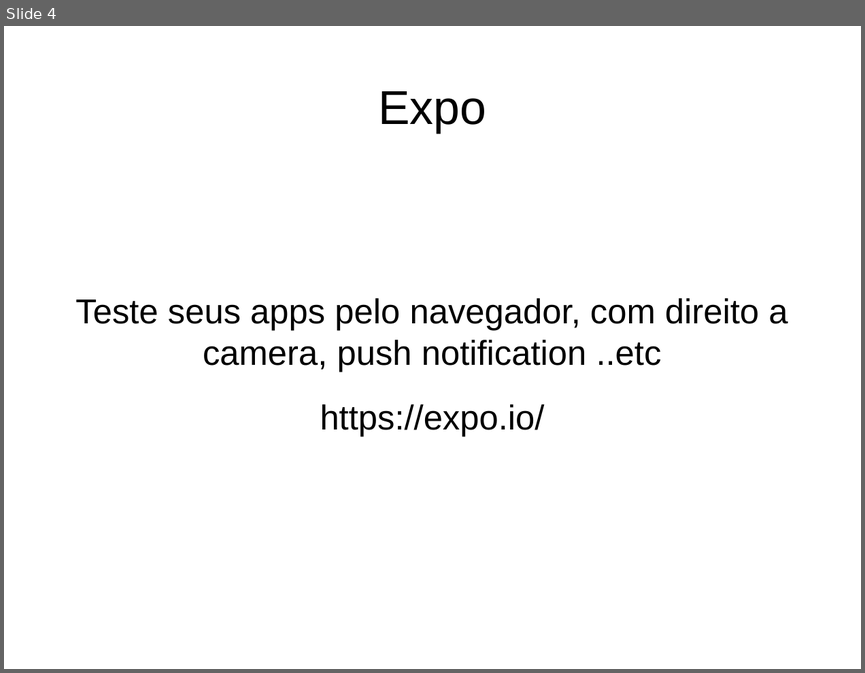
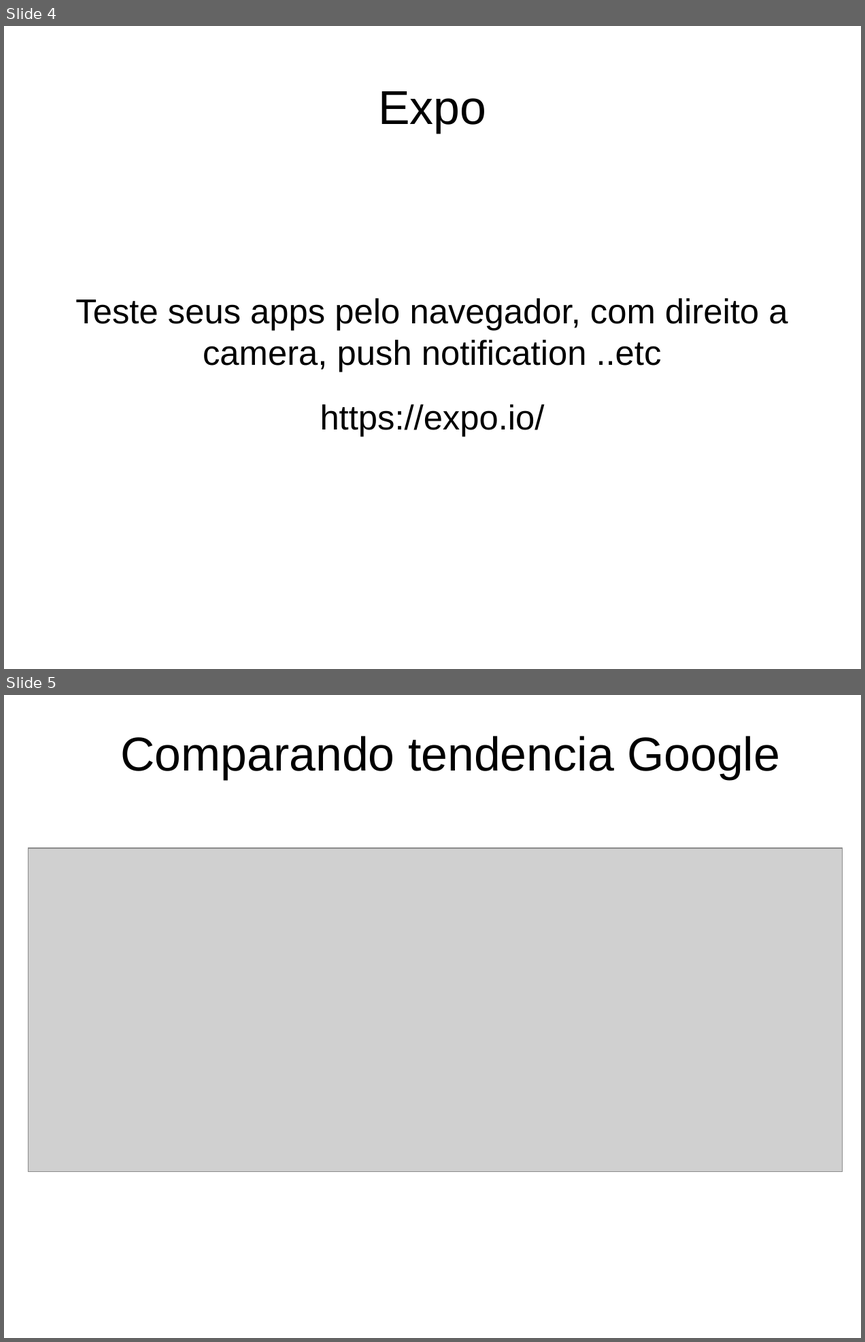
Before and after one commit to juninmd/curso-react-native, a slide deck: apresentacao2.pptx. Shown one above the other, each under a label of ours: slide 4 before the commit, slides 4 and 5 after it. The pictures are 865x673 and 865x1342 pixels, drawn with LibreOffice and Linux fonts; fonts in the diff are those of the drawing; grey boxes stand for pictures. Boxes give left, top, right and bottom in pixels: in the first picture for what was removed or moved away, otherwise in the second. Text is boxed around its words. In the diff, an @@ line names an element or a change of style, - is before the commit and + after.

```diff
--- a/apresentacao2.pptx
+++ b/apresentacao2.pptx
@@ slide 5 added at [4,695,861,1338], background #FFFFFF @@
@@ text added at [120,736,780,779], 44 pt, text #000000 @@
+Comparando tendencia Google
@@ picture added at [28,848,842,1172] @@
```
Also in this commit, not shown: 1 slide changed, 5 other slides added, 1 slide removed, 13 other files.
